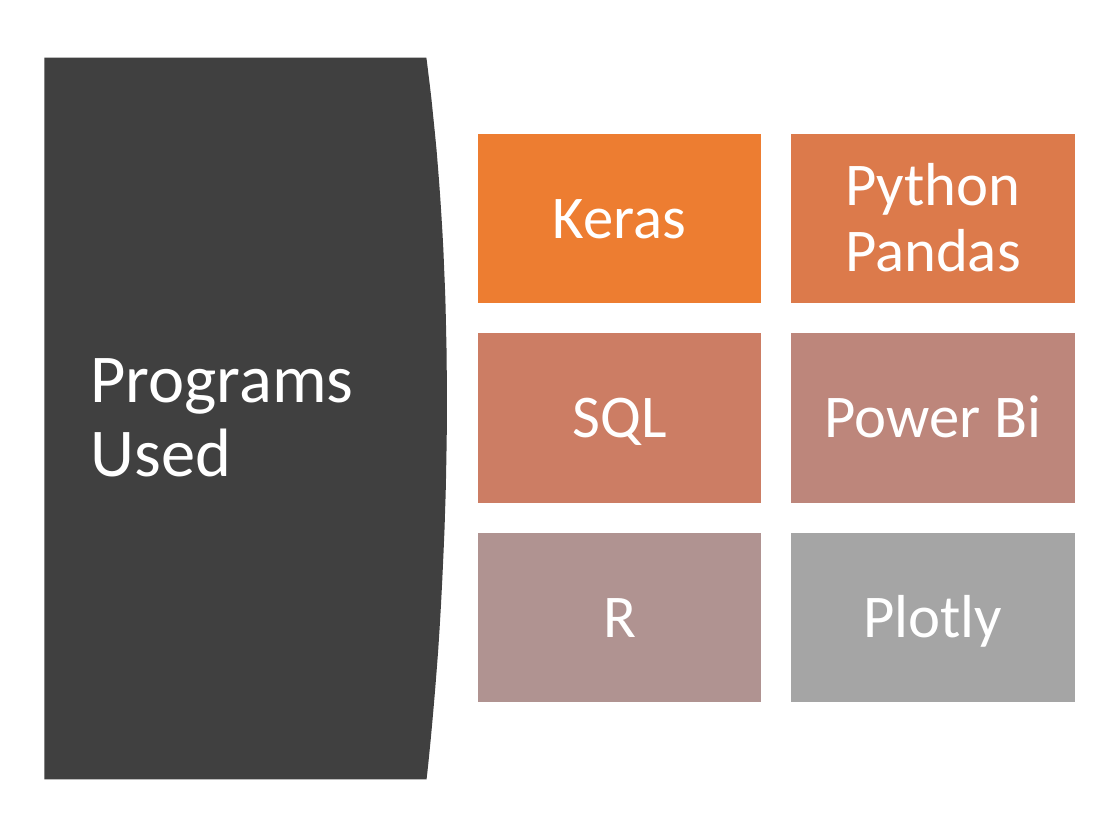
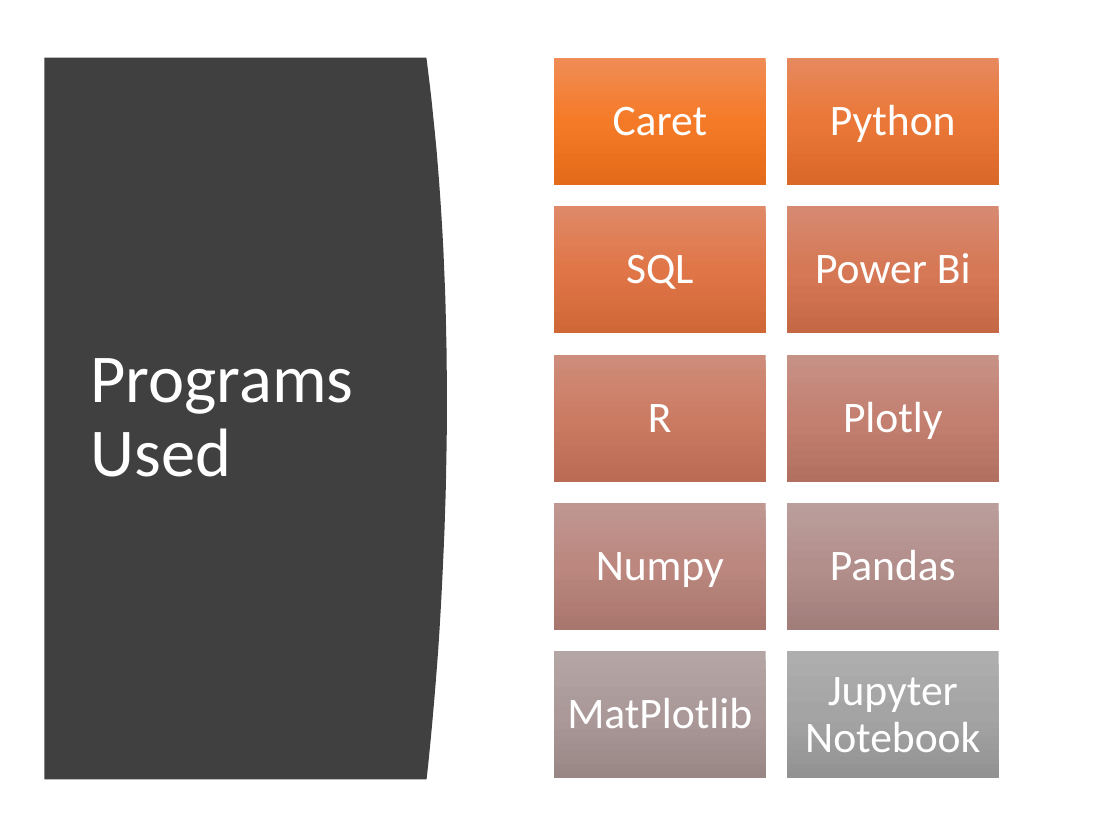
Before and after one commit to MarkovCredit/FinalPush_Churn, a slide deck: slide 9 of project outline.pptx (slide 8 before the commit). Drawn at 1120x840 pixels with LibreOffice and Linux fonts; fonts in the diff are those of the drawing. Boxes give left, top, right and bottom in pixels: in the first picture for what was removed or moved away, otherwise in the second. Text is boxed around its words. In the diff, an @@ line names an element or a change of style, - is before the commit and + after.

```diff
--- a/project outline.pptx
+++ b/project outline.pptx
@@ text at [830, 104, 956, 142]: text changed; size 39 to 28 pt @@
-Python Pandas
+Python
@@ text removed at [553, 199, 686, 239] @@
-Keras
@@ text "SQL": place and size @@
-text "SQL" at [573, 397, 667, 445]
+text "SQL" at [626, 254, 694, 289]
@@ rectangle: place and size @@
-rectangle at [477, 133, 762, 305]
+rectangle at [554, 206, 766, 333]
@@ rectangle at [554, 206, 766, 333]: fill #ED7D31 to gradient #DF8A68 to #E17747 to #D06737; outline #FFFFFF 1 pt to none @@
@@ text "Power Bi": place and size @@
-text "Power Bi" at [825, 395, 1041, 438]
+text "Power Bi" at [815, 253, 971, 284]
@@ rectangle: place and size @@
-rectangle at [791, 133, 1075, 305]
+rectangle at [787, 206, 999, 333]
@@ rectangle at [787, 206, 999, 333]: fill #DC7A4B to gradient #D78B72 to #D77956 to #C66846; outline #FFFFFF 1 pt to none @@
@@ text "R": place and size @@
-text "R" at [603, 598, 636, 637]
+text "R" at [648, 404, 672, 432]
@@ rectangle: place and size @@
-rectangle at [477, 333, 762, 504]
+rectangle at [554, 355, 766, 482]
@@ rectangle at [554, 355, 766, 482]: fill #CC7D64 to gradient #CF8E7C to #CD7C64 to #BC6B54; outline #FFFFFF 1 pt to none @@
@@ size 39 to 28 pt; less space between paragraphs in 4 elements at [815, 253, 971, 284], [626, 254, 694, 289], [648, 404, 672, 432], [843, 402, 943, 439] @@
@@ text "Plotly": place and size @@
-text "Plotly" at [864, 595, 1003, 647]
+text "Plotly" at [843, 402, 943, 439]
@@ rectangle: place and size @@
-rectangle at [791, 333, 1075, 504]
+rectangle at [787, 355, 999, 482]
@@ rectangle at [787, 355, 999, 482]: fill #BD867B to gradient #C89287 to #C48172 to #B37061; outline #FFFFFF 1 pt to none @@
@@ rectangle: place and size @@
-rectangle at [477, 532, 762, 703]
+rectangle at [554, 503, 766, 629]
@@ rectangle at [554, 503, 766, 629]: fill #B09391 to gradient #C19791 to #BC8880 to #AA766E; outline #FFFFFF 1 pt to none @@
@@ rectangle: place and size @@
-rectangle at [791, 532, 1075, 703]
+rectangle at [787, 503, 999, 629]
@@ rectangle at [787, 503, 999, 629]: fill #A5A5A5 to gradient #BA9E9B to #B4908D to #A27E7B; outline #FFFFFF 1 pt to none @@
@@ group added at [554, 58, 999, 777]: 5 texts, 4 rectangles @@
+Caret
+Numpy
+Pandas
+MatPlotlib
+Jupyter Notebook
```
Also in this commit, not shown: 4 other slides changed, 4 slides added, 1 slide removed.
